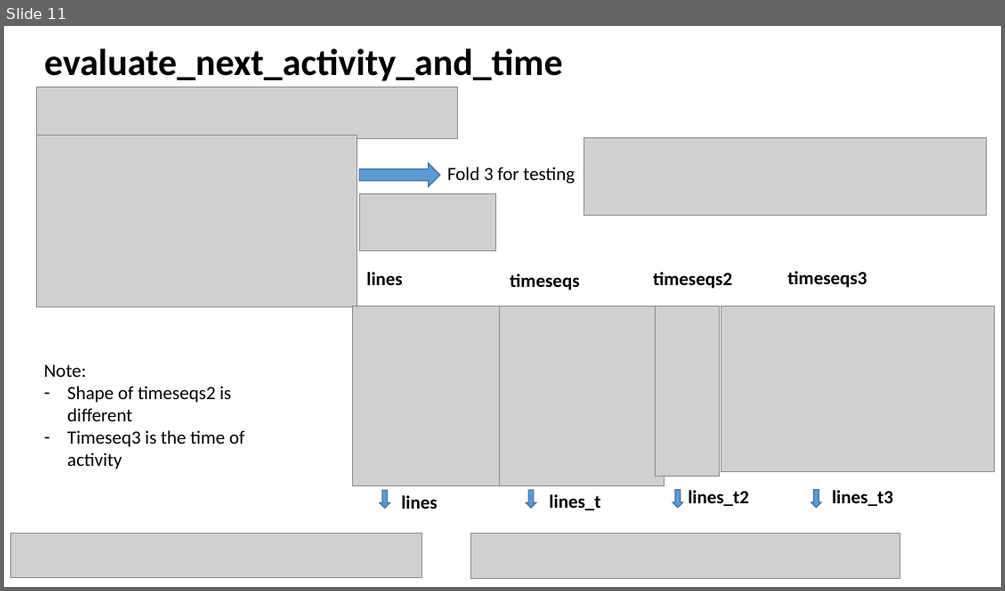
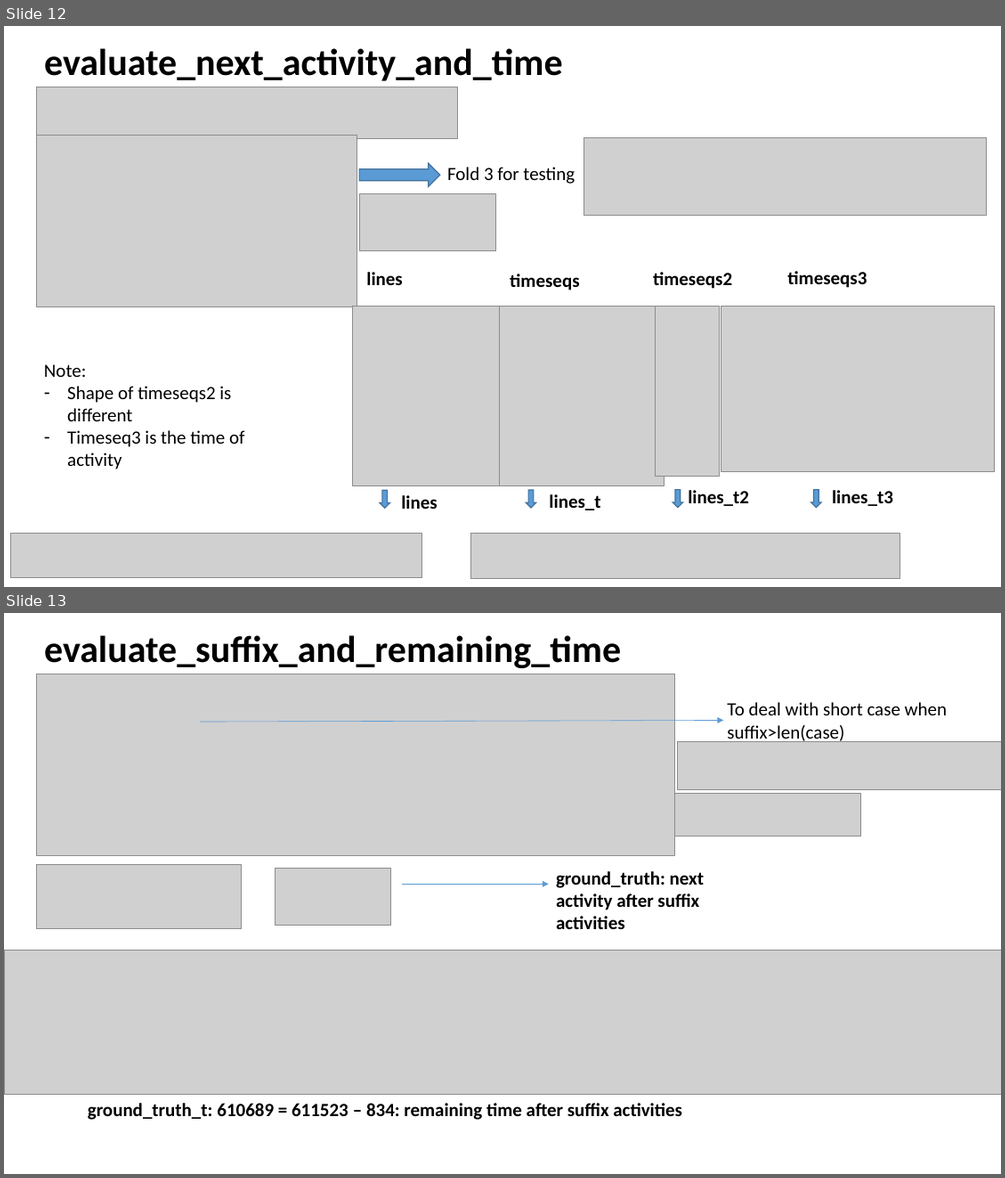
Before and after one commit to guptam/process-sequence, a slide deck: report.pptx. Shown one above the other, each under a label of ours: slide 11 before the commit, slides 12 and 13 after it. The pictures are 1005x591 and 1005x1178 pixels, drawn with LibreOffice and Linux fonts; fonts in the diff are those of the drawing; grey boxes stand for pictures. Boxes give left, top, right and bottom in pixels: in the first picture for what was removed or moved away, otherwise in the second. Text is boxed around its words. In the diff, an @@ line names an element or a change of style, - is before the commit and + after.

```diff
--- a/report.pptx
+++ b/report.pptx
@@ slide 13 added at box(4, 613, 1001, 1174), background #FFFFFF @@
@@ title added at box(44, 635, 621, 668), 36 pt, text #000000, bold @@
+evaluate_suffix_and_remaining_time
@@ picture added at box(37, 674, 676, 855) @@
@@ text added at box(727, 702, 947, 744), 18 pt, text #000000 @@
+To deal with short case when suffix>len(case)
@@ arrow added from (200, 722) to (723, 720), #5B9BD5 0.5 pt @@
@@ picture added at box(678, 742, 1001, 790) @@
@@ picture added at box(675, 793, 860, 835) @@
@@ picture added at box(37, 864, 242, 929) @@
@@ picture added at box(275, 868, 390, 925) @@
@@ text added at box(556, 871, 704, 929), 18 pt, text #000000, bold @@
+ground_truth: next activity after suffix activities
@@ arrow added from (402, 884) to (549, 884), #5B9BD5 0.5 pt @@
@@ picture added at box(4, 950, 1001, 1094) @@
@@ text added at box(88, 1103, 682, 1119), 18 pt, text #000000, bold @@
+ground_truth_t: 610689 = 611523 – 834: remaining time after suffix activities
@@ what was slide 11 is now slide 12 @@
```
Also in this commit, not shown: 2 slides changed, 3 other slides added, 1 slide removed.
